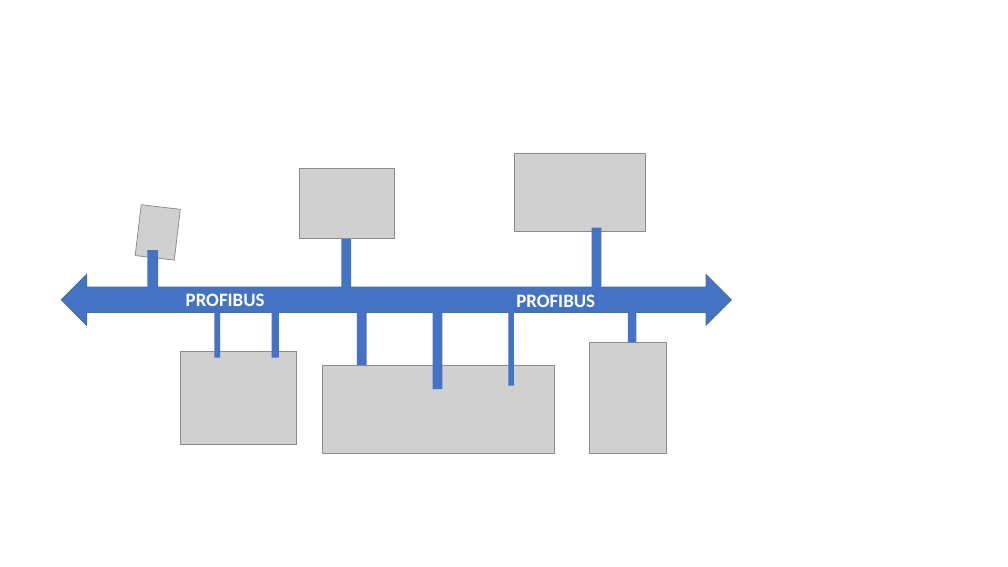
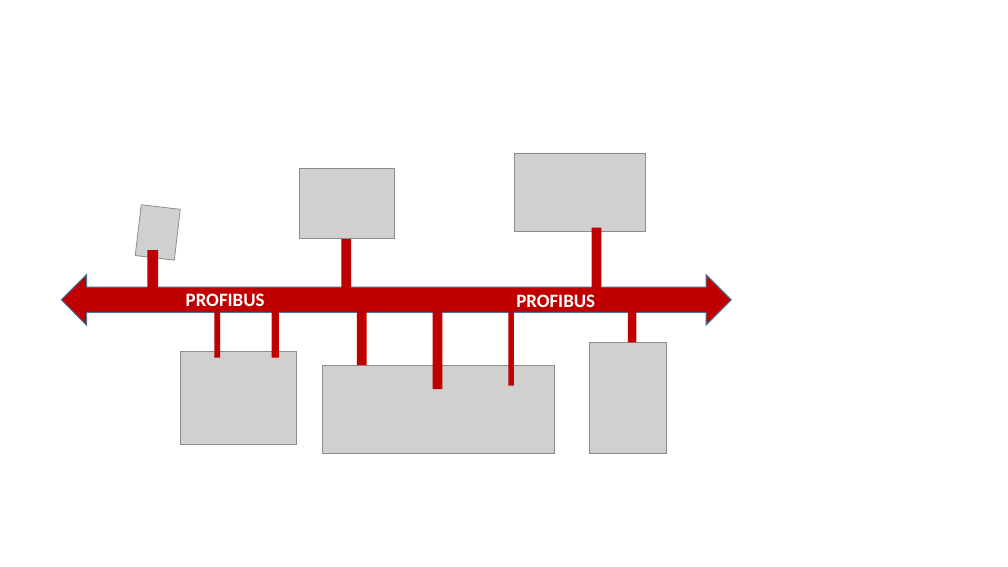
Before and after one commit to Ghislain1/zoe-fb-app, a slide deck: slide 13 of Masterarbeit_Skizze.pptx. Drawn at 1008x567 pixels with LibreOffice and Linux fonts; fonts in the diff are those of the drawing; grey boxes stand for pictures. Boxes give left, top, right and bottom in pixels: in the first picture for what was removed or moved away, otherwise in the second. Text is boxed around its words. In the diff, an @@ line names an element or a change of style, - is before the commit and + after.

```diff
--- a/Masterarbeit_Skizze.pptx
+++ b/Masterarbeit_Skizze.pptx
@@ fill #4472C4 to #C00000 in 10 elements at [61,274,731,325], [628,306,637,343], [508,306,513,386], [433,306,442,389], [357,293,367,365], [147,250,158,293], [215,309,221,358], [271,309,279,358], [342,237,352,309], [592,228,602,299] @@
```
Also in this commit, not shown: 1 slide added, 7 other files.
